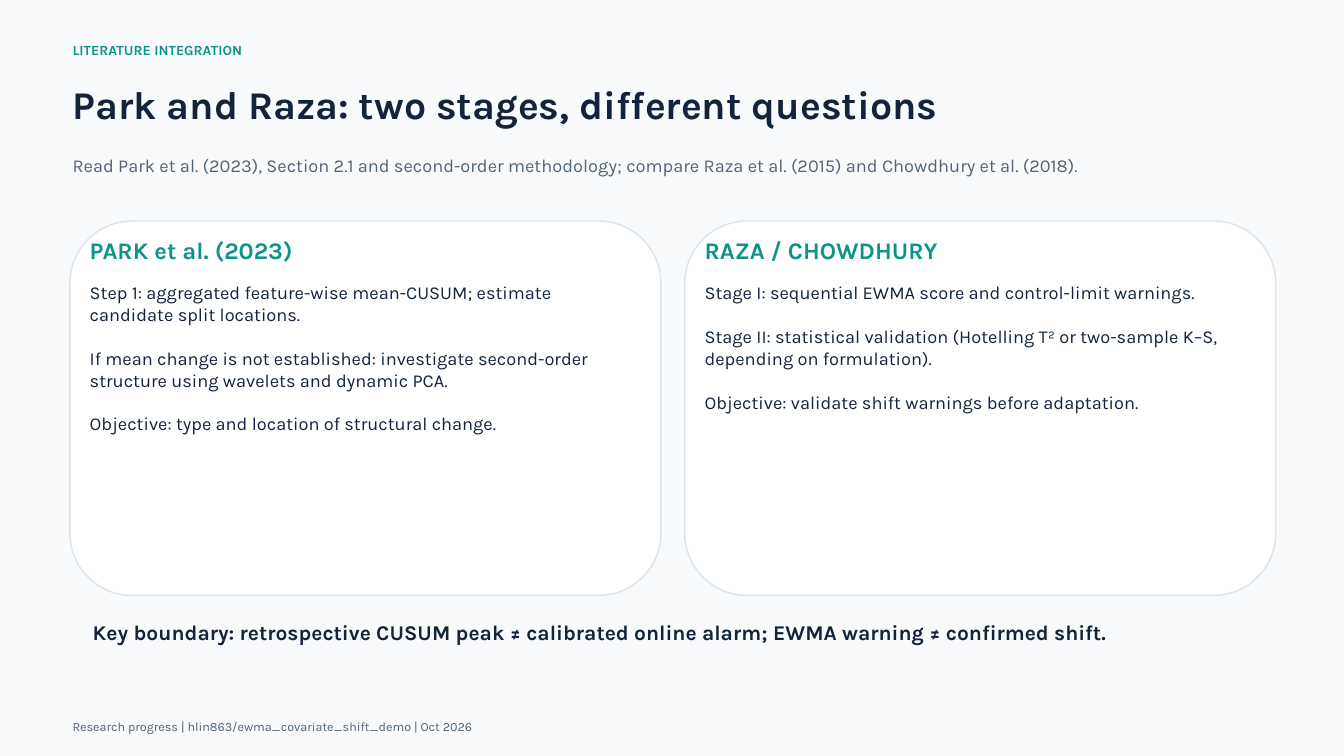
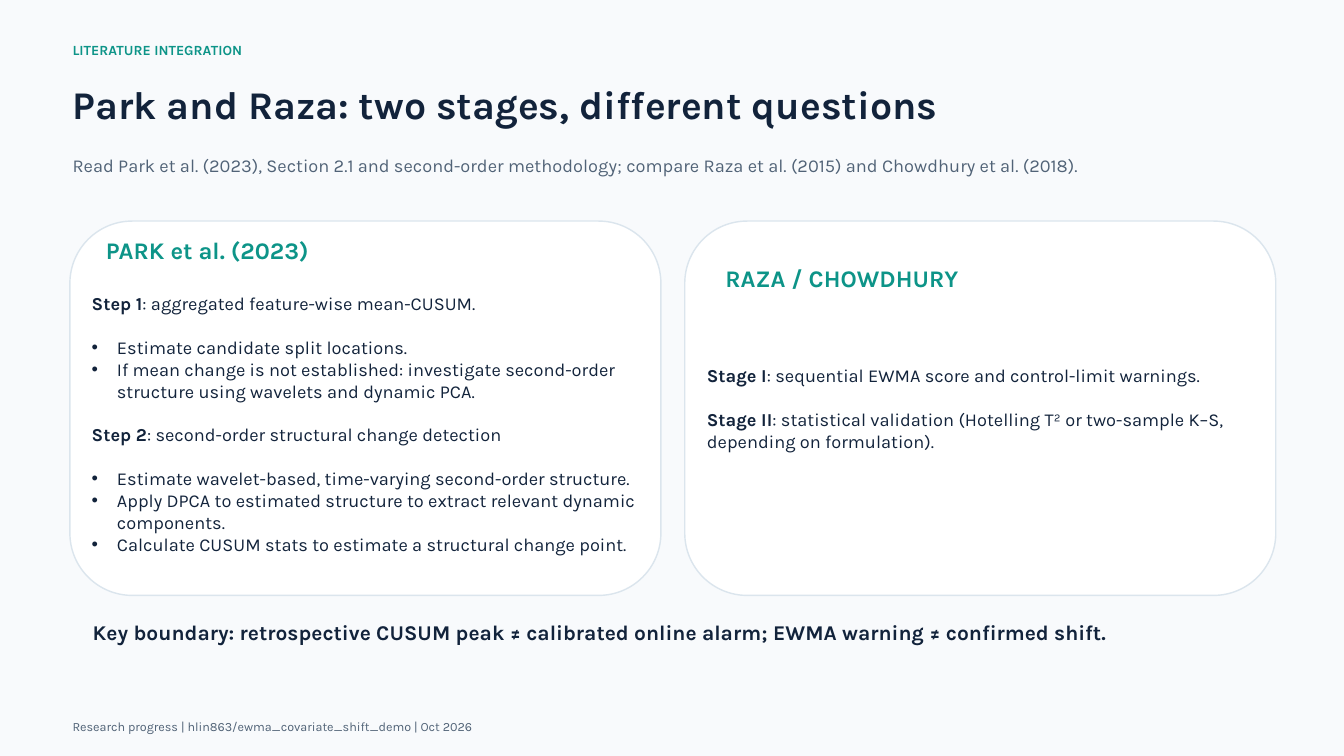
Before and after one commit to hlin863/ewma_covariate_shift_demo, a slide deck: slide 5 of presentations/EWMA_Covariate_Shift_Progress_Review_Haocheng_Lin.pptx (slide 6 before the commit). Drawn at 1344x756 pixels with LibreOffice and Linux fonts; fonts in the diff are those of the drawing. Boxes give left, top, right and bottom in pixels: in the first picture for what was removed or moved away, otherwise in the second. Text is boxed around its words. In the diff, an @@ line names an element or a change of style, - is before the commit and + after.

Commit message:
Update progress review presentation
Revise the EWMA covariate shift progress review slides.

```diff
--- a/presentations/EWMA_Covariate_Shift_Progress_Review_Haocheng_Lin.pptx
+++ b/presentations/EWMA_Covariate_Shift_Progress_Review_Haocheng_Lin.pptx
@@ text "PARK et al. (2023)": place and size @@
-text "PARK et al. (2023)" at box(90, 241, 293, 262)
+text "PARK et al. (2023)" at box(106, 241, 309, 262)
@@ text "RAZA / CHOWDHURY": place and size @@
-text "RAZA / CHOWDHURY" at box(705, 243, 938, 260)
+text "RAZA / CHOWDHURY" at box(725, 271, 959, 288)
@@ text at box(92, 297, 475, 359): text changed @@
-Step 1: aggregated feature-wise mean-CUSUM; estimate candidate split locations.
+Step 1: aggregated feature-wise mean-CUSUM.
+• Estimate candidate split locations.
@@ text "Step 1: aggregated feature-wise mean-CUSUM.": place and size @@
-text "Step 1: aggregated feature-wise mean-CUSUM." at box(90, 286, 588, 435)
+text "Step 1: aggregated feature-wise mean-CUSUM." at box(92, 297, 635, 556)
@@ text at box(117, 363, 615, 403): bullet none to • @@
@@ text "Stage I: sequential EWMA score ...": place and size @@
-text "Stage I: sequential EWMA score ..." at box(705, 286, 1217, 414)
+text "Stage I: sequential EWMA score ..." at box(707, 369, 1223, 453)
@@ text "Stage I: sequential EWMA score ..." at box(707, 369, 1223, 453): bold on in "Stage I:", "Stage II:" @@
@@ text at box(705, 396, 1138, 414): paragraph removed @@
-Objective: validate shift warnings before adaptation.
@@ text at box(92, 428, 635, 556): text changed @@
-Objective: type and location of structural change.
+Step 2: second-order structural change detection
+• Estimate wavelet-based, time-varying second-order structure.
+• Apply DPCA to estimated structure to extract relevant dynamic components.
+• Calculate CUSUM stats to estimate a structural change point.
```
Also in this commit, not shown: 5 other slides changed, 1 slide added, 2 slides removed.
